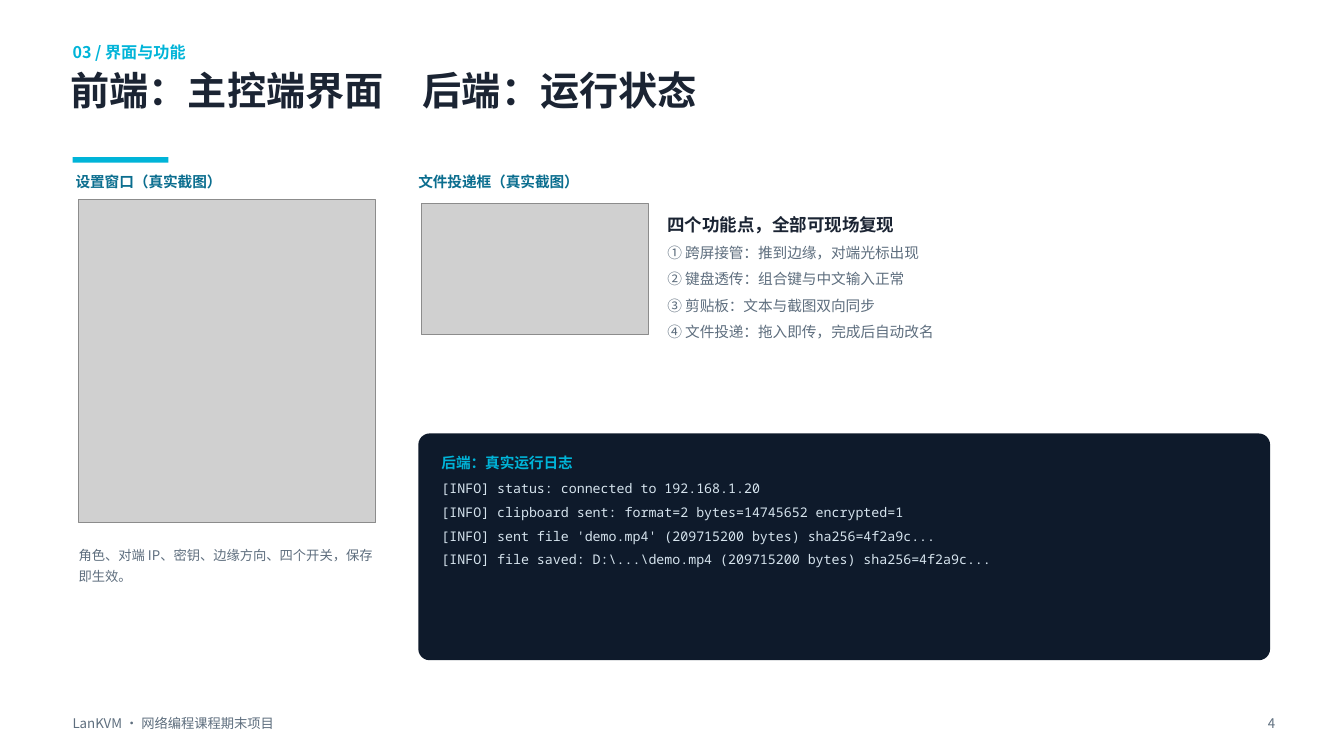
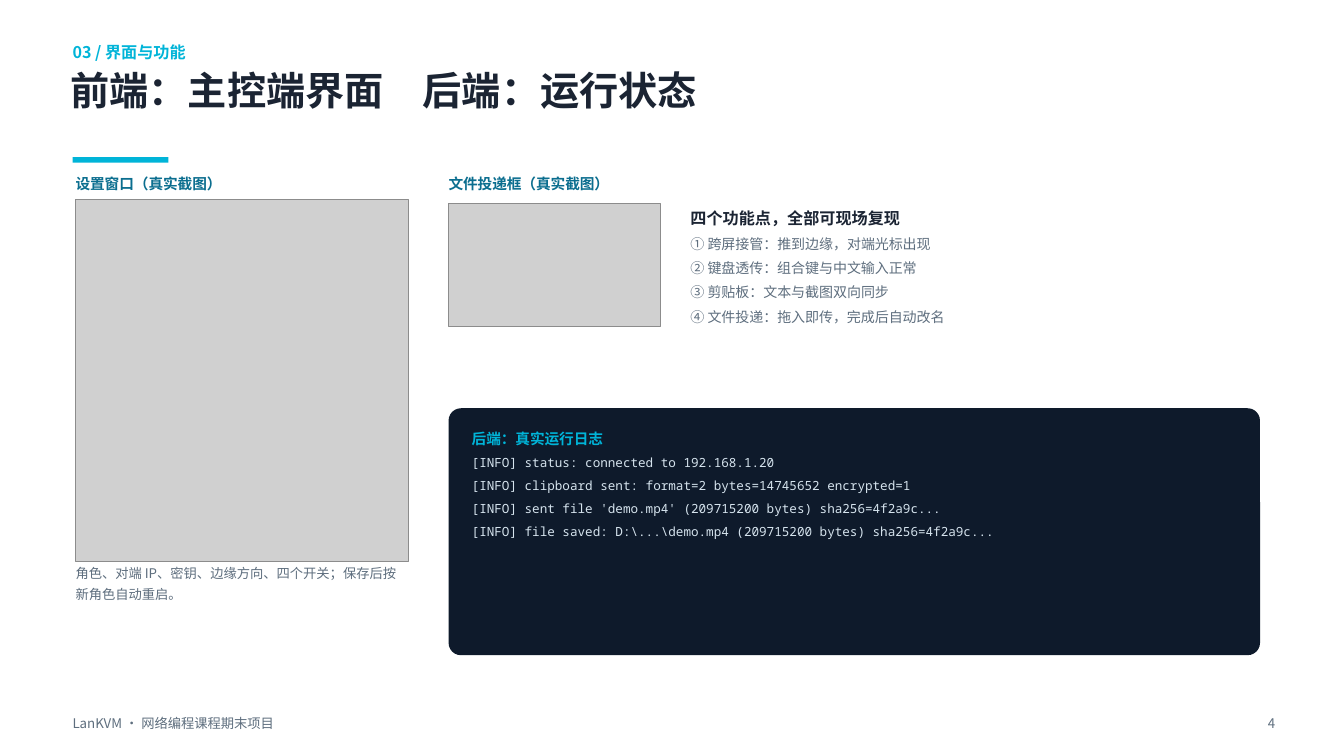
Before and after one commit to Heldegard/Final-Project-for-Network-Programming, a slide deck: slide 4 of LanKVM-期末答辩.pptx. Drawn at 1344x756 pixels with LibreOffice and Linux fonts; fonts in the diff are those of the drawing; grey boxes stand for pictures. Boxes give left, top, right and bottom in pixels: in the first picture for what was removed or moved away, otherwise in the second. Text is boxed around its words. In the diff, an @@ line names an element or a change of style, - is before the commit and + after.

```diff
--- a/LanKVM-期末答辩.pptx
+++ b/LanKVM-期末答辩.pptx
@@ text "文件投递框（真实截图）": place and size @@
-text "文件投递框（真实截图）" at bbox=[418, 174, 579, 189]
+text "文件投递框（真实截图）" at bbox=[449, 176, 610, 191]
@@ picture: place and size @@
-picture at bbox=[79, 200, 376, 523]
+picture at bbox=[76, 200, 408, 562]
@@ picture: place and size @@
-picture at bbox=[421, 204, 648, 335]
+picture at bbox=[449, 204, 660, 327]
@@ text "四个功能点，全部可现场复现": place and size @@
-text "四个功能点，全部可现场复现" at bbox=[667, 216, 934, 339]
+text "四个功能点，全部可现场复现" at bbox=[690, 210, 945, 323]
@@ text "四个功能点，全部可现场复现" at bbox=[690, 210, 945, 323]: size 12.5 to 11.5 pt in "四个功能点，全部可现场复现"; size 10.5 to 10 pt in "① 跨屏接管：推到边缘，对端光标出现", "② 键盘透传：组合键与中文输入正常", "③ 剪贴板：文本与截图双向同步", "④ 文件投递：拖入即传，完成后自动改名"; line spacing 1.5 to 1.45 @@
@@ rounded rectangle: place and size @@
-rounded rectangle at bbox=[418, 434, 1270, 660]
+rounded rectangle at bbox=[449, 408, 1260, 655]
@@ text "后端：真实运行日志": place and size @@
-text "后端：真实运行日志" at bbox=[441, 455, 990, 568]
+text "后端：真实运行日志" at bbox=[472, 431, 994, 539]
@@ text at bbox=[472, 457, 994, 539]: size 9.5 to 9 pt @@
@@ text at bbox=[76, 567, 396, 600]: text changed @@
-角色、对端 IP、密钥、边缘方向、四个开关，保存即生效。
+角色、对端 IP、密钥、边缘方向、四个开关；保存后按新角色自动重启。
```
Also in this commit, not shown: 6 other slides changed, 2 slides added, 1 slide removed, 8 other files.
